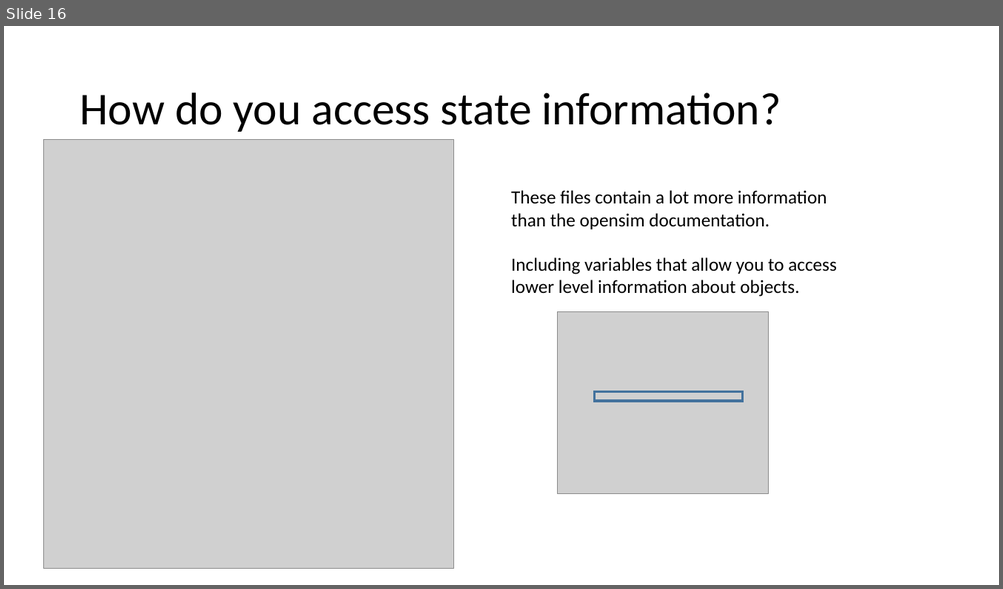
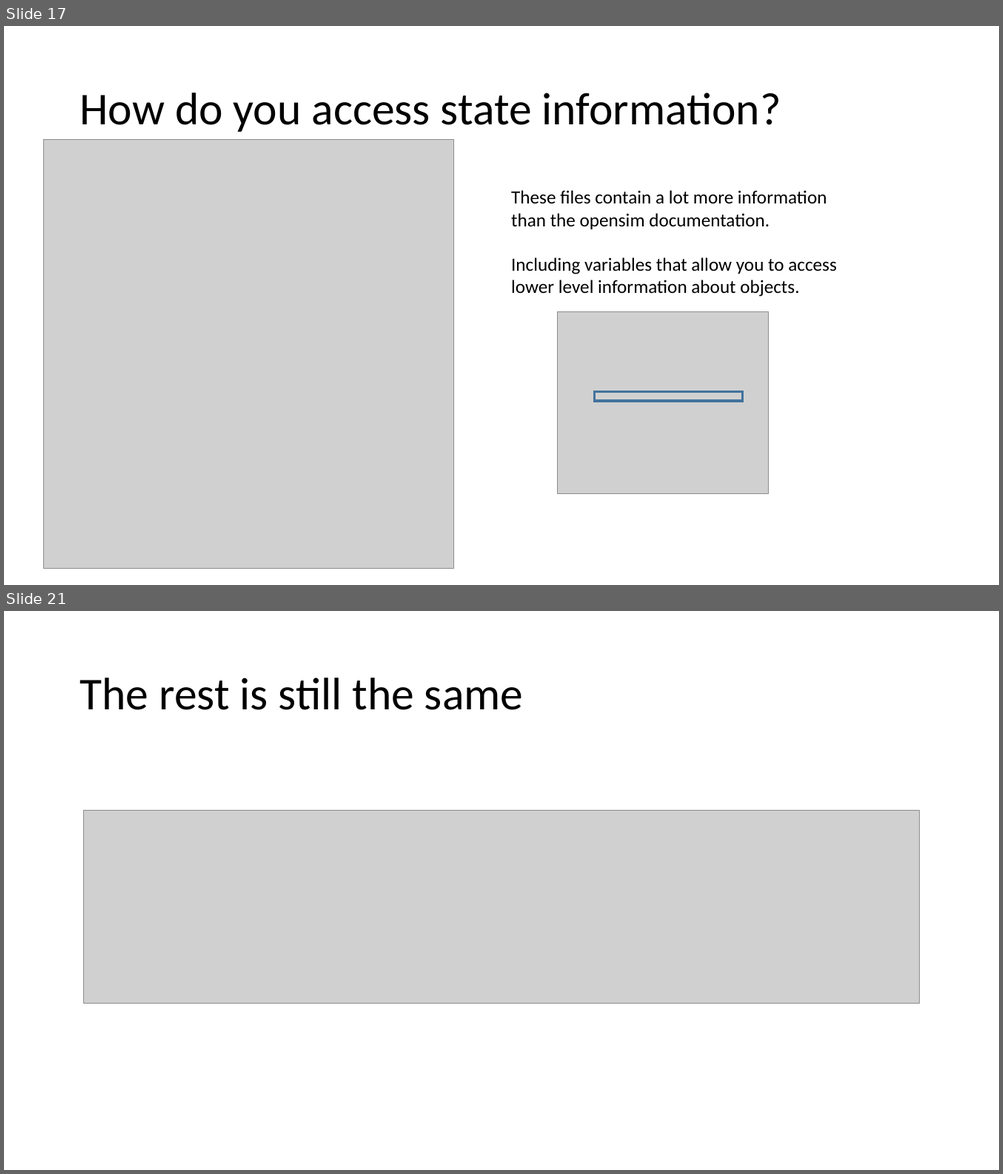
Before and after one commit to v9joshi/Moco-custom-goal, a slide deck: Tutorial.pptx. Shown one above the other, each under a label of ours: slide 16 before the commit, slides 17 and 21 after it; the slides between them are not shown. The pictures are 1003x589 and 1003x1174 pixels, drawn with LibreOffice and Linux fonts; fonts in the diff are those of the drawing; grey boxes stand for pictures. Boxes give left, top, right and bottom in pixels: in the first picture for what was removed or moved away, otherwise in the second. Text is boxed around its words. In the diff, an @@ line names an element or a change of style, - is before the commit and + after.

```diff
--- a/Tutorial.pptx
+++ b/Tutorial.pptx
@@ slide 21 added at <box>4,611,999,1170</box>, background #FFFFFF @@
@@ title added at <box>79,678,523,710</box>, 44 pt, text #000000 @@
+The rest is still the same
@@ picture added at <box>84,810,919,1003</box> @@
@@ what was slide 16 is now slide 17 @@
```
Also in this commit, not shown: 2 slides changed, 5 other slides added, 8 other files.
